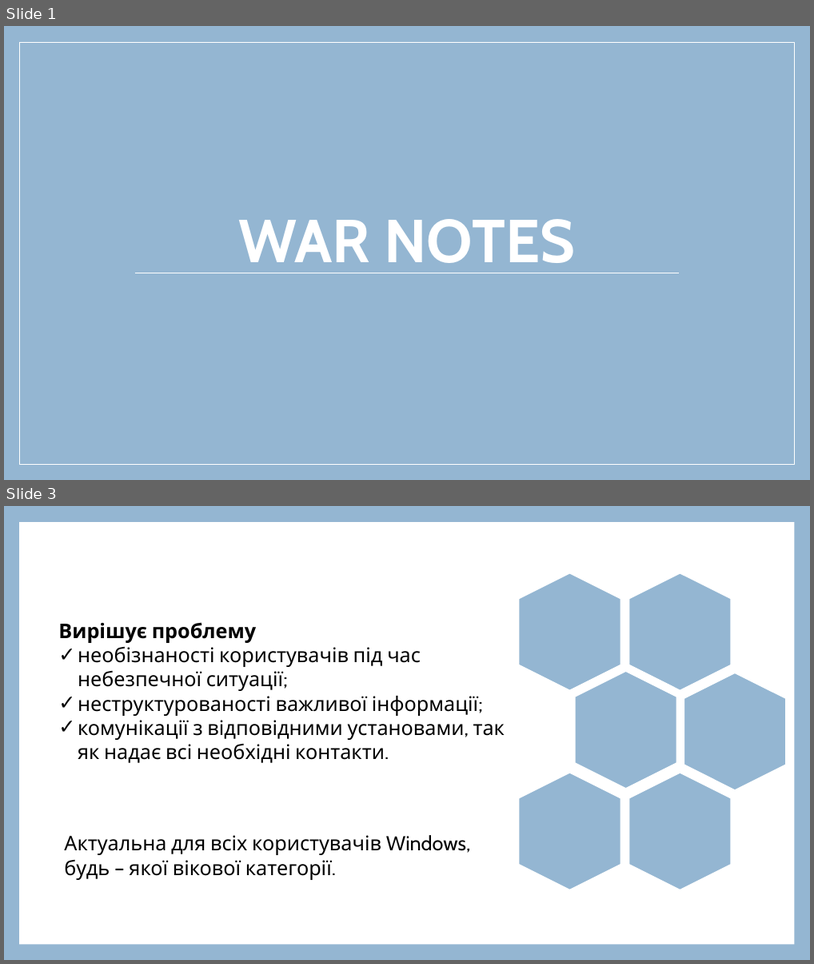
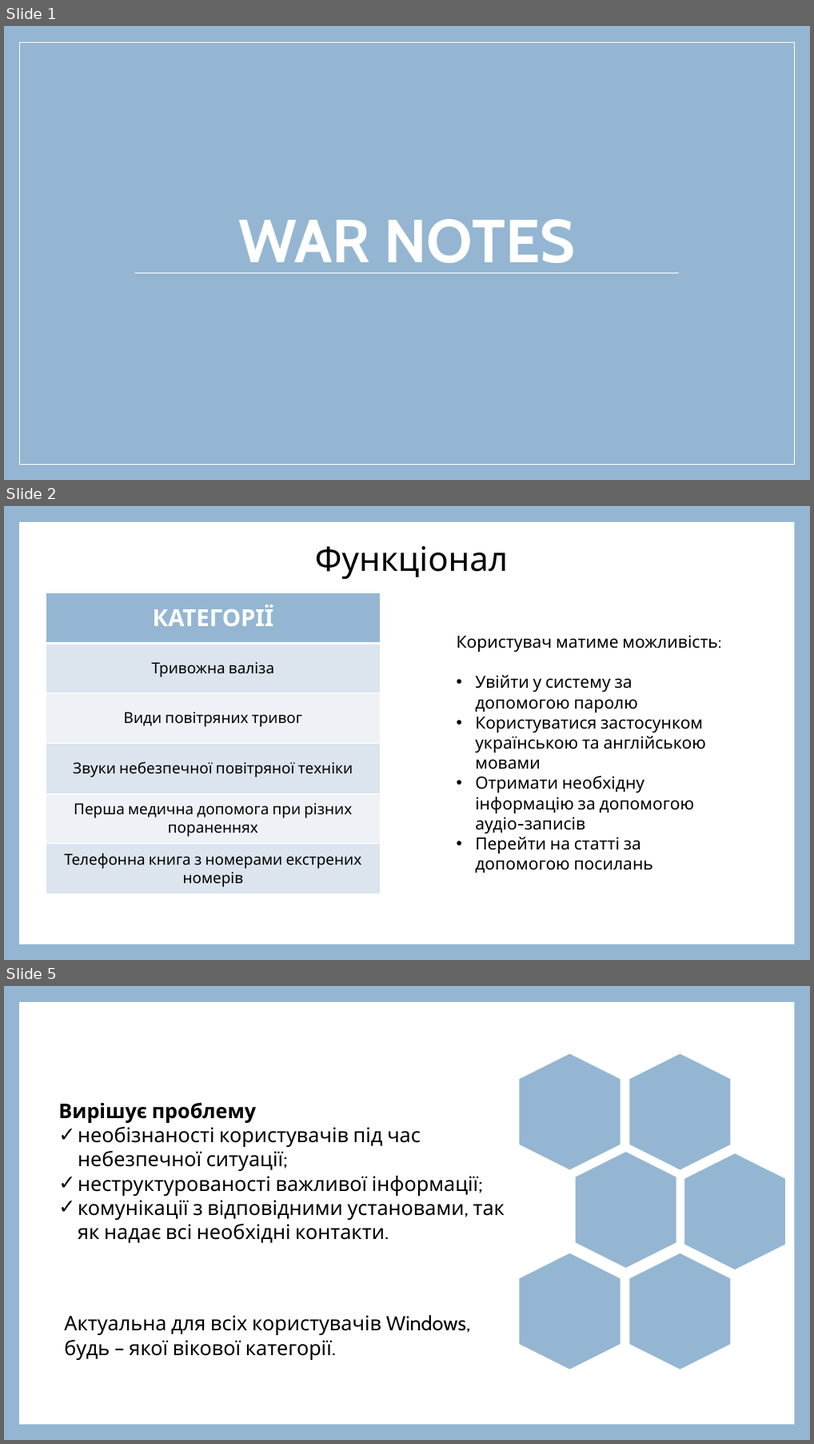
Before and after one commit to NataliaHerus/War-Notes, a slide deck: Documents/WarNotes_presentation.pptx. Shown one above the other, each under a label of ours: slides 1 and 3 before the commit, slides 1, 2 and 5 after it; the slides between them are not shown. The pictures are 814x964 and 814x1444 pixels, drawn with LibreOffice and Linux fonts; fonts in the diff are those of the drawing. Boxes give left, top, right and bottom in pixels: in the first picture for what was removed or moved away, otherwise in the second. Text is boxed around its words. In the diff, an @@ line names an element or a change of style, - is before the commit and + after.

```diff
--- a/Documents/WarNotes_presentation.pptx
+++ b/Documents/WarNotes_presentation.pptx
@@ slide 2 added at (x1=4, y1=506, x2=810, y2=960), background #94B6D2; not listed: 1 template element that a slide beside it also shows @@
@@ text added at (x1=315, y1=546, x2=508, y2=579), 40 pt, text #000000 @@
+Функціонал
@@ table added at (x1=46, y1=593, x2=380, y2=894), 6 rows, 1 columns @@
+КАТЕГОРІЇ
+Тривожна валіза
+Види повітряних тривог
+Звуки небезпечної повітряної техніки
+Перша медична допомога при різних пораненнях
+Телефонна книга з номерами екстрених номерів
@@ text added at (x1=457, y1=635, x2=722, y2=853), 20 pt, text #000000 @@
+Користувач матиме можливість:
+• Увійти у систему за допомогою паролю
+• Користуватися застосунком українською та англійською мовами
+• Отримати необхідну інформацію за допомогою аудіо-записів
+• Перейти на статті за допомогою посилань
@@ what was slide 3 is now slide 5 @@
```
Also in this commit, not shown: 4 slides changed, 1 other slide added, 1 other file.
